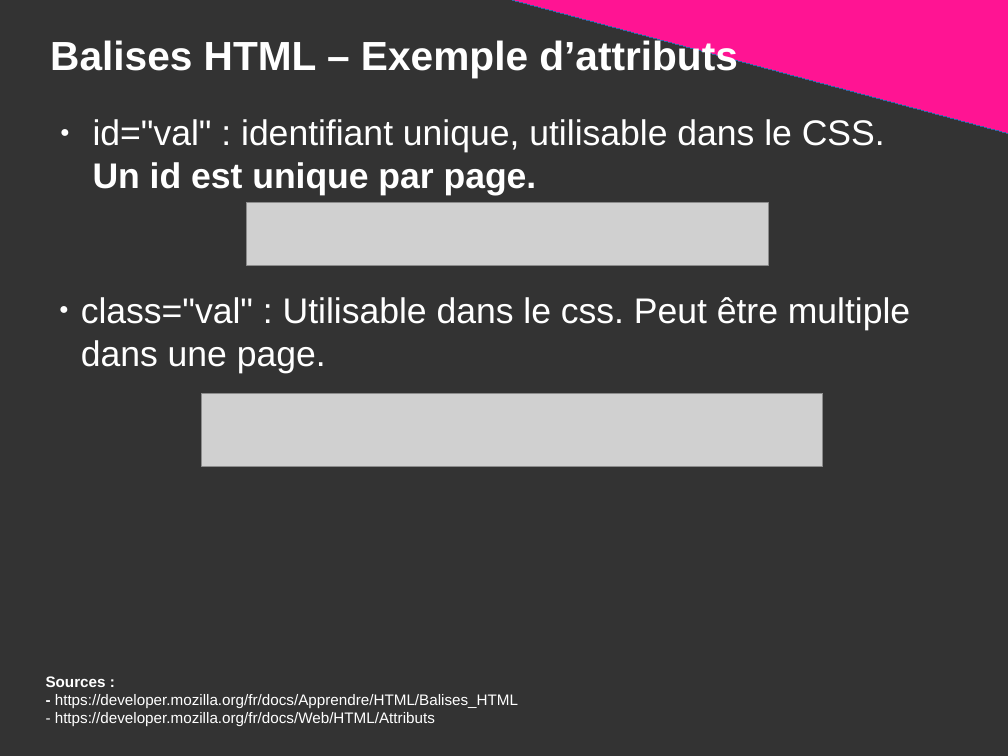
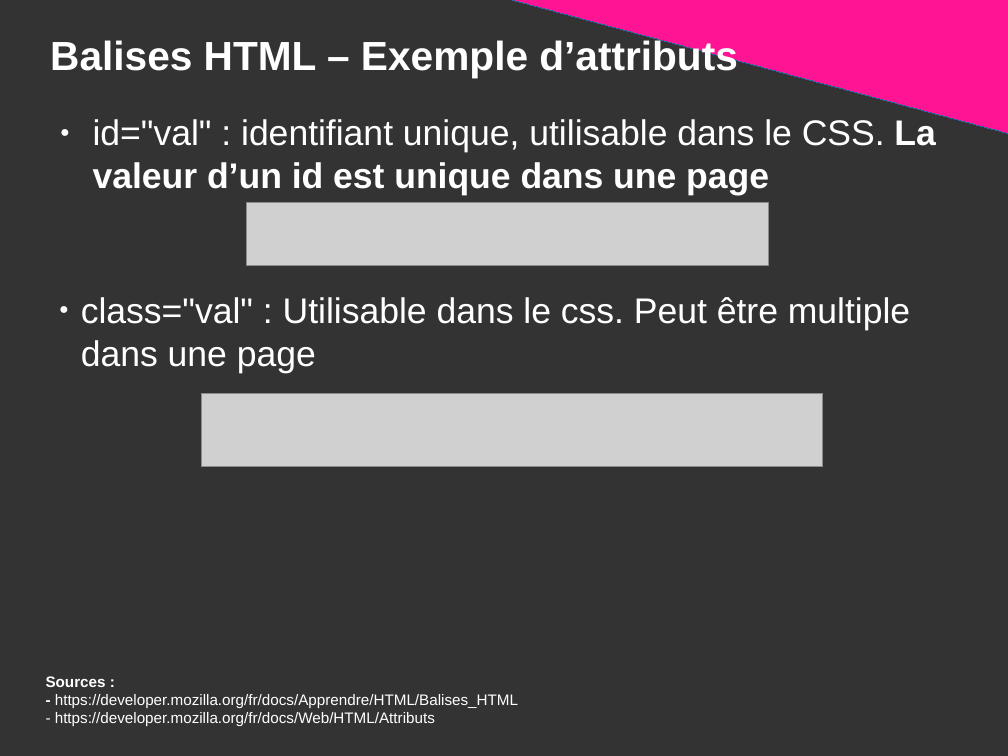
Before and after one commit to DanYellow/presentations, a slide deck: slide 26 of mmi/html/presentation.odp. Drawn at 1008x756 pixels with LibreOffice and Linux fonts; fonts in the diff are those of the drawing; grey boxes stand for pictures. Boxes give left, top, right and bottom in pixels: in the first picture for what was removed or moved away, otherwise in the second. Text is boxed around its words. In the diff, an @@ line names an element or a change of style, - is before the commit and + after.

```diff
--- a/mmi/html/presentation.odp
+++ b/mmi/html/presentation.odp
@@ text at (93, 119, 935, 195): text changed @@
-● id="val" : identifiant unique, utilisable dans le CSS. Un id est unique par page.
+● id="val" : identifiant unique, utilisable dans le CSS. La valeur d’un id est unique dans une page
@@ text at (81, 297, 910, 373): text changed @@
-● class="val" : Utilisable dans le css. Peut être multiple dans une page.
+● class="val" : Utilisable dans le css. Peut être multiple dans une page
```
Also in this commit, not shown: 19 other slides changed, 2 slides added, 2 other files.
